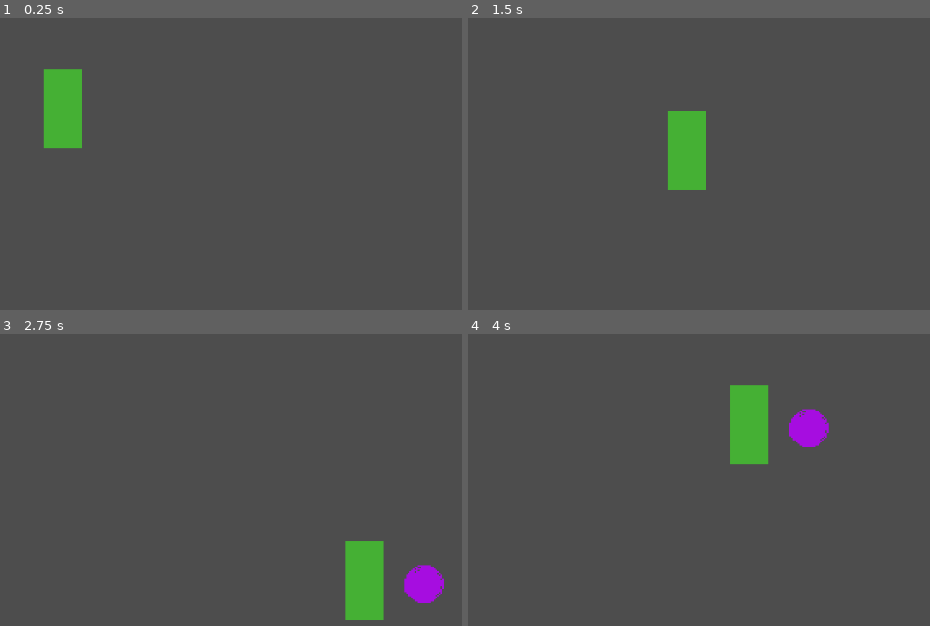
Above: before the commit, frames 1-4 (two rows, left to right).
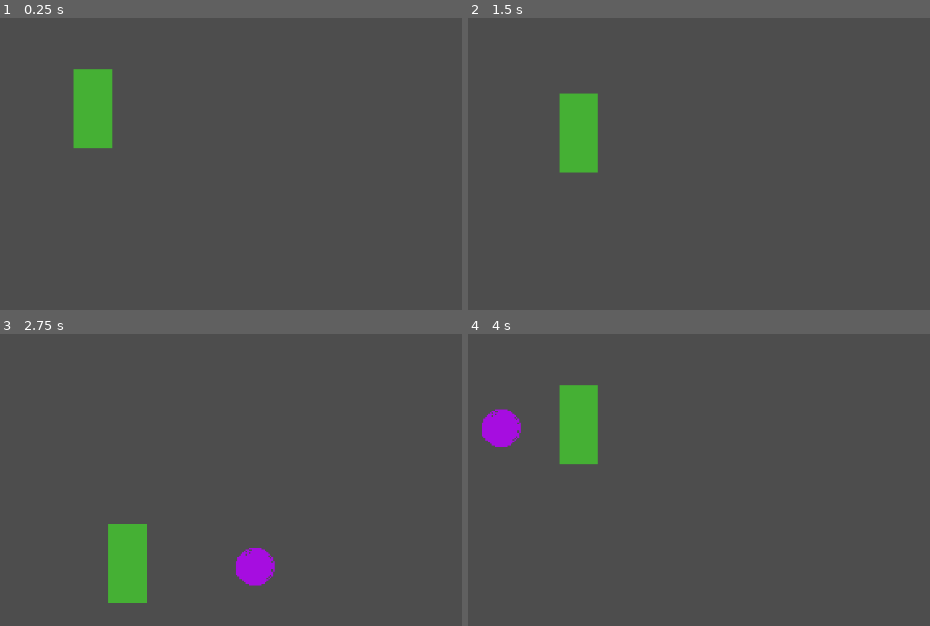
Above: after the commit, the same moments.

Repository: c-tim/spiritCorps
Game: Godot game, scene res://Scenes/Tests_celia.tscn
Same seed, same stepped clock (60 frames per second), same inputs: the game is played once before the commit and once after it. The project has no main scene, so this scene is started directly.
Inputs:
- Up to frame 1 (0.25 s): no input
- Up to frame 2 (1.5 s): hold Right (Droite) 0.53-1.28 s; tap Space (Switch) at 0.6, 1.35 s; hold S (Bas) from 1.28 s (still down)
- Up to frame 3 (2.75 s): release S (Bas) at 2.03 s; hold Right (Droite) from 2.03 s (still down); tap Space (Switch) at 2.1 s
- Up to frame 4 (4 s): release Right (Droite) at 2.78 s; hold Up (Haut) 2.78-3.53 s; tap Space (Switch) at 2.85, 3.6 s; hold Q (Gauche) from 3.53 s (still down)

The runs differ from the first frame. In frame 1, 3.6% of the frame differs, in the area x 9-25%, y 17-45%; in frame 2, 4.5%; in frame 3, 6.3%, in the area x 23-97%, y 65-98%; in frame 4, 6.3%.

Commit message:
Mouvement ame/corps

Diff:
--- a/spiritcorps/Scenes/Player.tscn
+++ b/spiritcorps/Scenes/Player.tscn
@@ -61,6 +61,8 @@
 script = ExtResource("1_dewec")
 
 [node name="Ame" type="CharacterBody2D" parent="."]
+collision_layer = 2
+collision_mask = 2
 script = ExtResource("1_gntrk")
 
 [node name="Collision_Ame" type="CollisionShape2D" parent="Ame"]
--- a/spiritcorps/Scripts/Player_launcher.gd
+++ b/spiritcorps/Scripts/Player_launcher.gd
@@ -3,12 +3,23 @@
 @onready var corps: CharacterBody2D = $Corps
 @onready var ame: CharacterBody2D = $Ame
 
+var is_body=true
+
 # Called when the node enters the scene tree for the first time.
 func _ready() -> void:
 	ame.visible=false
+	ame.position=corps.position
 
 
 # Called every frame. 'delta' is the elapsed time since the previous frame.
 func _process(delta: float) -> void:
 	if Input.is_action_just_pressed("Switch"):
 		ame.visible=!ame.visible
+		is_body=!is_body
+		switching(is_body)
+
+func switching(is_body:bool) :
+	ame.is_moving(is_body)
+	corps.is_waiting(is_body)
+	if is_body:
+		ame.position=corps.position
--- a/spiritcorps/Scripts/ame.gd
+++ b/spiritcorps/Scripts/ame.gd
@@ -1,4 +1,6 @@
 extends CharacterBody2D
+
+@onready var collision_ame: CollisionShape2D = $Collision_Ame
 
 const SPEED = 300.0
 
@@ -17,3 +19,9 @@
 		velocity.y = move_toward(velocity.y,0,SPEED)
 
 	move_and_slide()
+
+func is_moving(is_body:bool)->void:
+	if is_body:
+		collision_ame.disabled = true
+	else :
+		collision_ame.disabled = false
--- a/spiritcorps/Scripts/corps.gd
+++ b/spiritcorps/Scripts/corps.gd
@@ -1,24 +1,28 @@
 extends CharacterBody2D
 
-
 const SPEED = 300.0
+var can_move = true
 
 func _physics_process(delta: float) -> void:
 
-	var direction_x := Input.get_axis("Gauche","Droite")
-	var direction_y := Input.get_axis("Haut","Bas")
-	if direction_x:
-		velocity.x = direction_x * SPEED
-	else:
-		velocity.x = move_toward(velocity.x, 0, SPEED)
+	if can_move:
+		var direction_x := Input.get_axis("Gauche","Droite")
+		var direction_y := Input.get_axis("Haut","Bas")
+		if direction_x:
+			velocity.x = direction_x * SPEED
+		else:
+			velocity.x = move_toward(velocity.x, 0, SPEED)
 
-	if direction_y:
-		velocity.y = direction_y * SPEED
-	else:
-		velocity.y = move_toward(velocity.y,0,SPEED)
+		if direction_y:
+			velocity.y = direction_y * SPEED
+		else:
+			velocity.y = move_toward(velocity.y,0,SPEED)
+	else :
+		velocity.x=0
+		velocity.y=0
 
 	move_and_slide()
 
 
-func waiting()->void:
-	pass
+func is_waiting(is_body:bool)->void:
+	can_move=is_body
